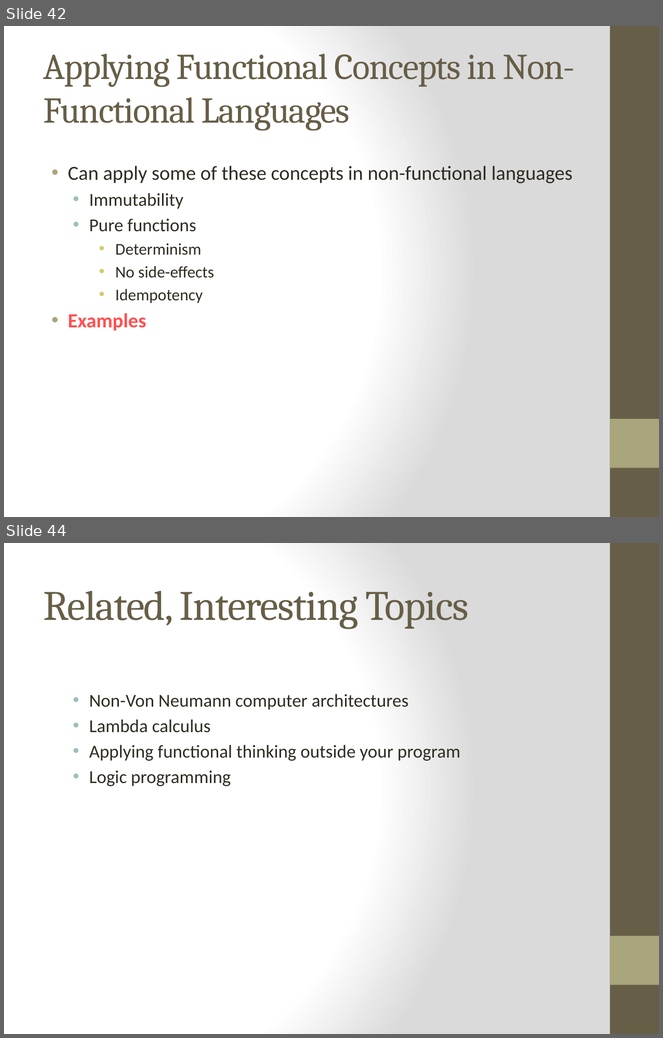
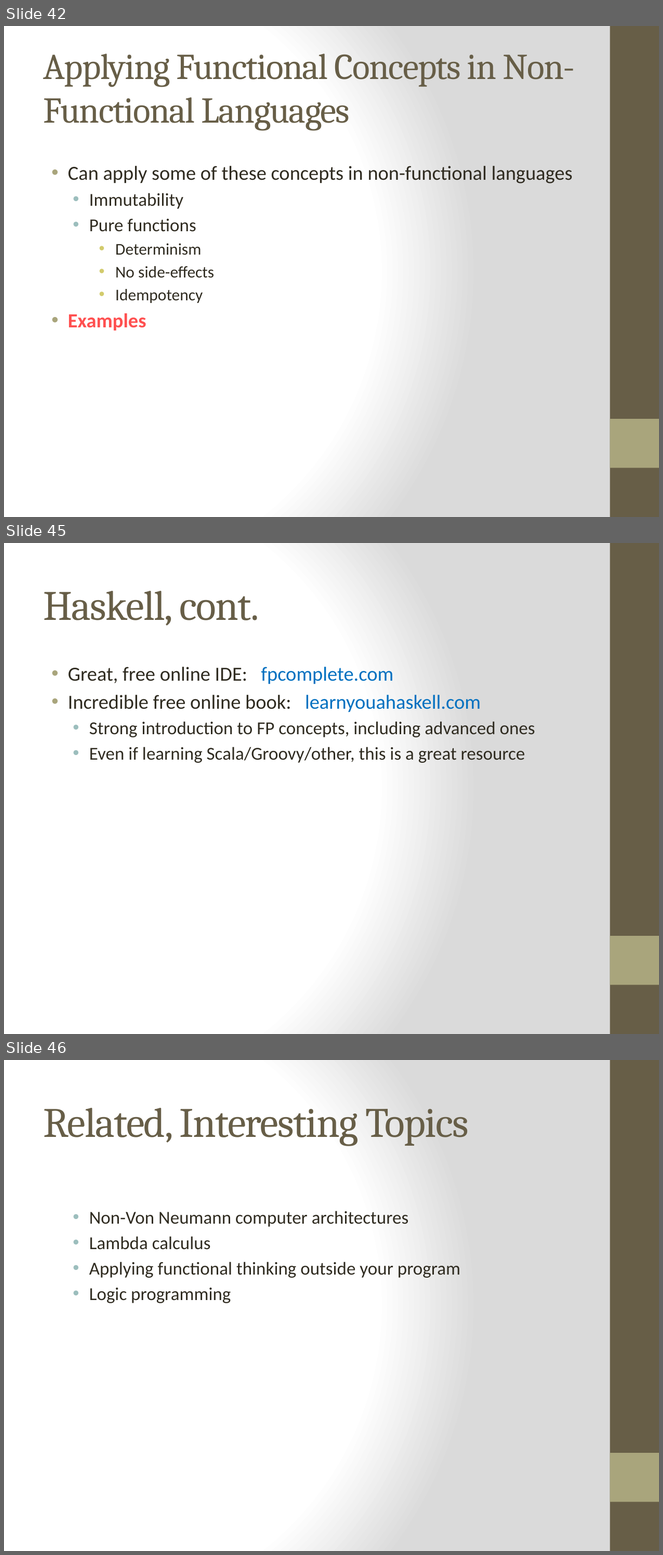
Before and after one commit to bjhartin/FoundationsOfFunctionalProgramming, a slide deck: FoundationsOfFunctionalProgramming.pptx. Shown one above the other, each under a label of ours: slides 42 and 44 before the commit, slides 42, 45 and 46 after it; the slides between them are not shown. The pictures are 663x1038 and 663x1555 pixels, drawn with LibreOffice and Linux fonts; fonts in the diff are those of the drawing. Boxes give left, top, right and bottom in pixels: in the first picture for what was removed or moved away, otherwise in the second. Text is boxed around its words. In the diff, an @@ line names an element or a change of style, - is before the commit and + after.

Commit message:
Brian: Adding Haskell slides.

```diff
--- a/FoundationsOfFunctionalProgramming.pptx
+++ b/FoundationsOfFunctionalProgramming.pptx
@@ slide 45 added at [4, 543, 659, 1034], background gradient #FFFFFF to #DADADA; not listed: 2 template elements that a slide beside it also shows @@
@@ title added at [44, 591, 259, 626], 46 pt, text #675E47 @@
+Haskell, cont.
@@ text added at [68, 667, 535, 763], 20 pt, text #2F2B20 @@
+• Great, free online IDE: fpcomplete.com
+• Incredible free online book: learnyouahaskell.com
+  • Strong introduction to FP concepts, including advanced ones
+  • Even if learning Scala/Groovy/other, this is a great resource
@@ what was slide 44 is now slide 46 @@
```
Also in this commit, not shown: 3 slides changed, 2 other slides added, 1 slide removed, 3 other files.
